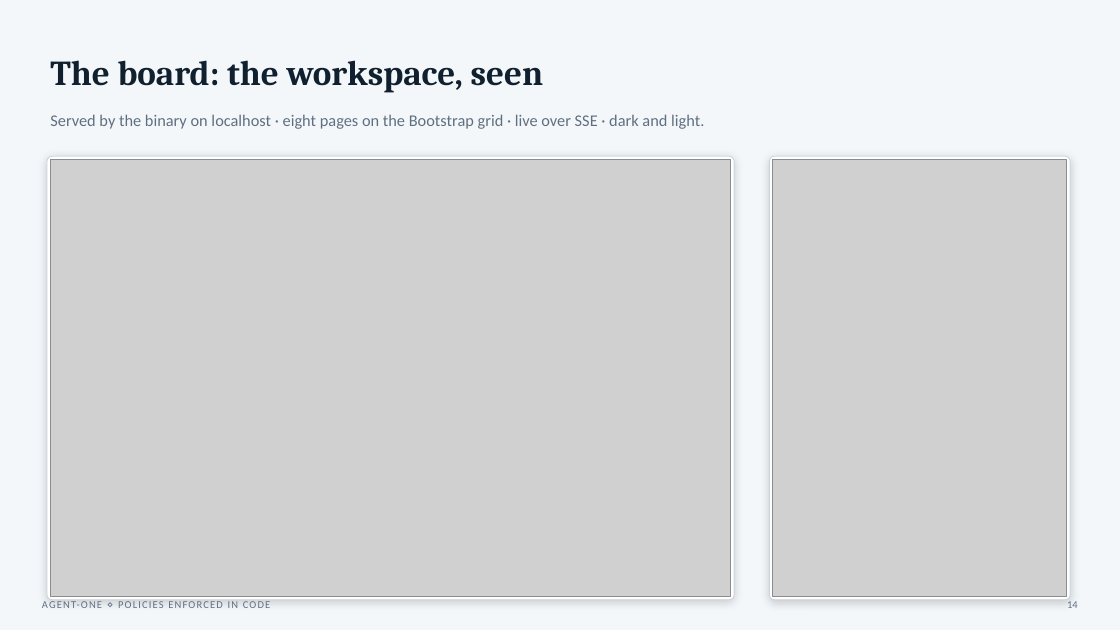
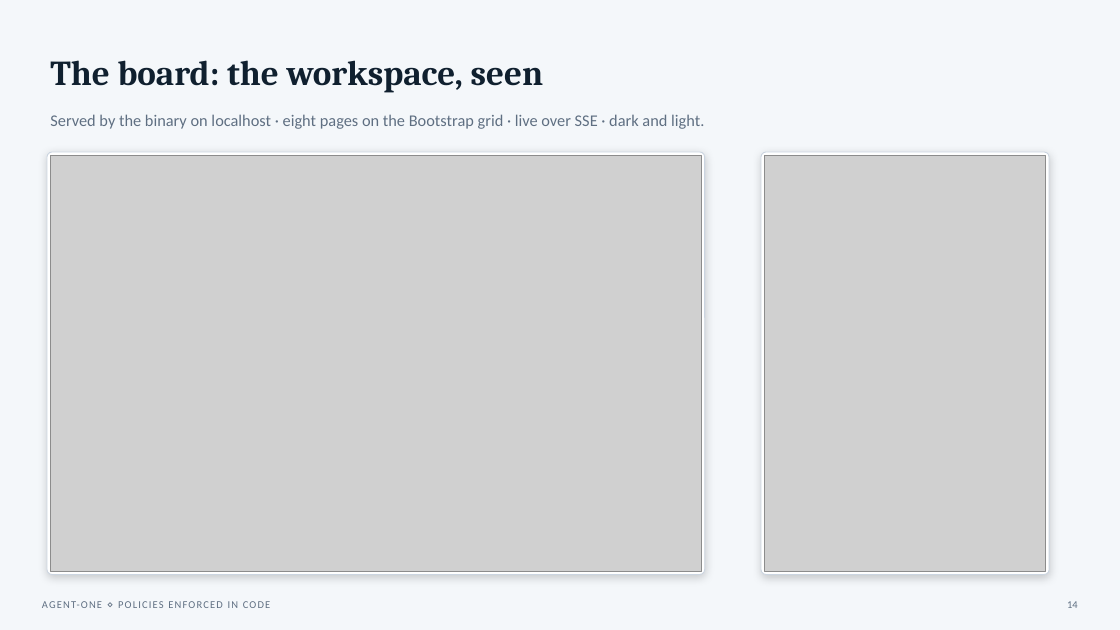
Before and after one commit to Kaginari/agentic-playground, a slide deck: slide 14 of presentations/agent-one-binary.pptx. Drawn at 1120x630 pixels with LibreOffice and Linux fonts; fonts in the diff are those of the drawing; grey boxes stand for pictures. Boxes give left, top, right and bottom in pixels: in the first picture for what was removed or moved away, otherwise in the second. Text is boxed around its words. In the diff, an @@ line names an element or a change of style, - is before the commit and + after.

```diff
--- a/presentations/agent-one-binary.pptx
+++ b/presentations/agent-one-binary.pptx
@@ rounded rectangle: place and size @@
-rounded rectangle at <box>47,156,734,600</box>
+rounded rectangle at <box>47,152,705,575</box>
@@ rounded rectangle at <box>47,152,705,575</box>: proportions changed @@
@@ picture: place and size @@
-picture at <box>50,160,731,597</box>
+picture at <box>50,155,702,571</box>
@@ rounded rectangle: place and size @@
-rounded rectangle at <box>770,156,1070,600</box>
+rounded rectangle at <box>761,152,1049,575</box>
@@ picture: place and size @@
-picture at <box>773,160,1067,597</box>
+picture at <box>765,155,1046,571</box>
```
Also in this commit, not shown: 3 other slides changed, 2 other files.
